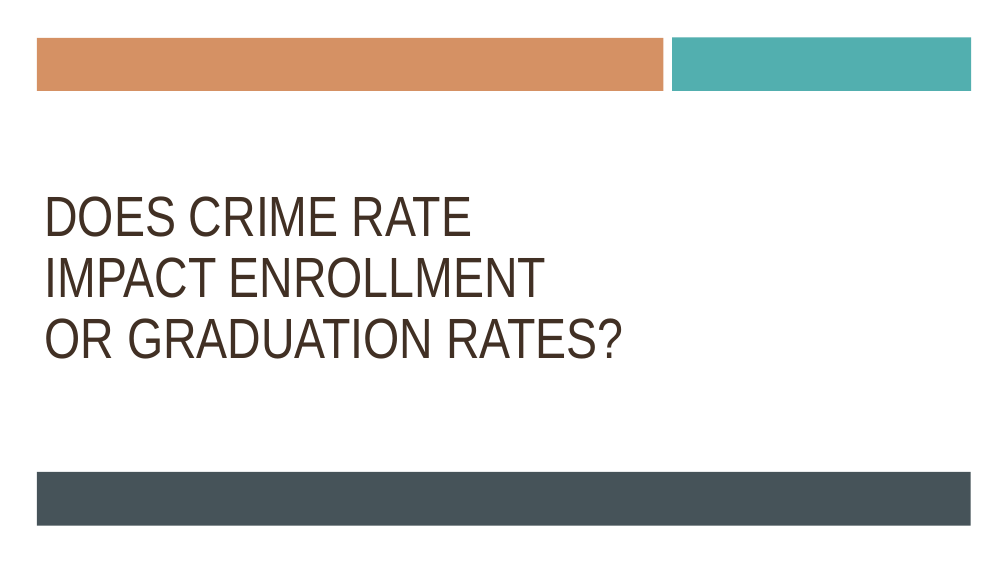
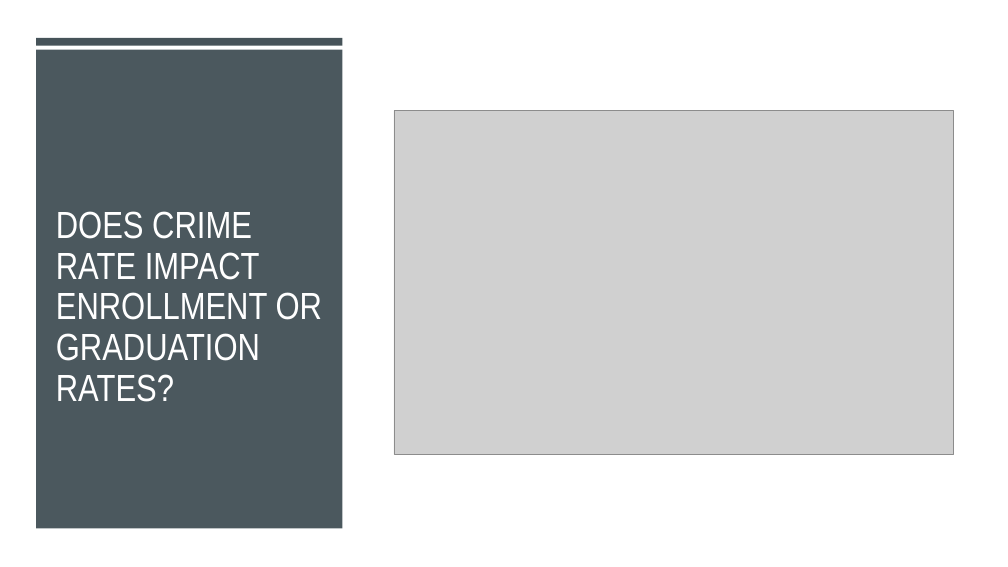
Before and after one commit to ericahen/capstone-da12, a slide deck: slide 12 of presentation/presentation.pptx (slide 13 before the commit). Drawn at 1008x567 pixels with LibreOffice and Linux fonts; fonts in the diff are those of the drawing; grey boxes stand for pictures. Boxes give left, top, right and bottom in pixels: in the first picture for what was removed or moved away, otherwise in the second. Text is boxed around its words. In the diff, an @@ line names an element or a change of style, - is before the commit and + after.

```diff
--- a/presentation/presentation.pptx
+++ b/presentation/presentation.pptx
@@ rectangle added at [36, 50, 343, 529], fill #465359 at 97% opacity @@
@@ rectangle added at [36, 38, 343, 45], fill #465359 @@
@@ rectangle removed at [37, 38, 664, 91] @@
@@ rectangle removed at [672, 38, 971, 91] @@
@@ picture added at [394, 110, 954, 454] @@
@@ title "DOES CRIME RATE IMPACT ENROLLMENT ...": place and size @@
-title "DOES CRIME RATE IMPACT ENROLLMENT ..." at [44, 196, 623, 359]
+title "DOES CRIME RATE IMPACT ENROLLMENT ..." at [56, 211, 322, 402]
@@ title "DOES CRIME RATE IMPACT ENROLLMENT ..." at [56, 211, 322, 402]: size 54 to 36 pt, text colour #413024 to #FFFFFF; vertical alignment middle to bottom @@
@@ rectangle removed at [37, 472, 971, 526] @@
```
Also in this commit, not shown: 4 other slides changed, 6 slides added, 7 slides removed.
